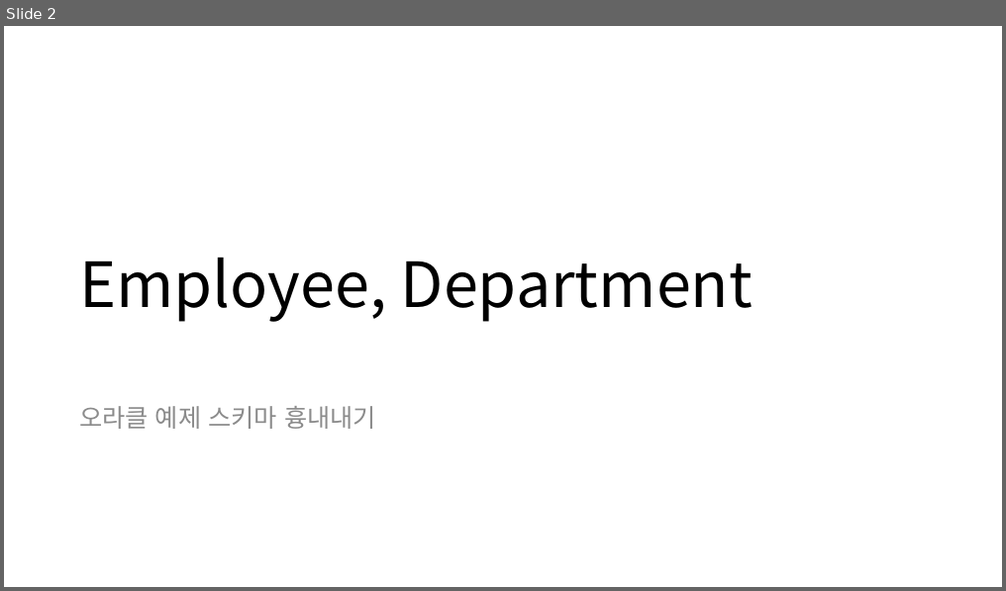
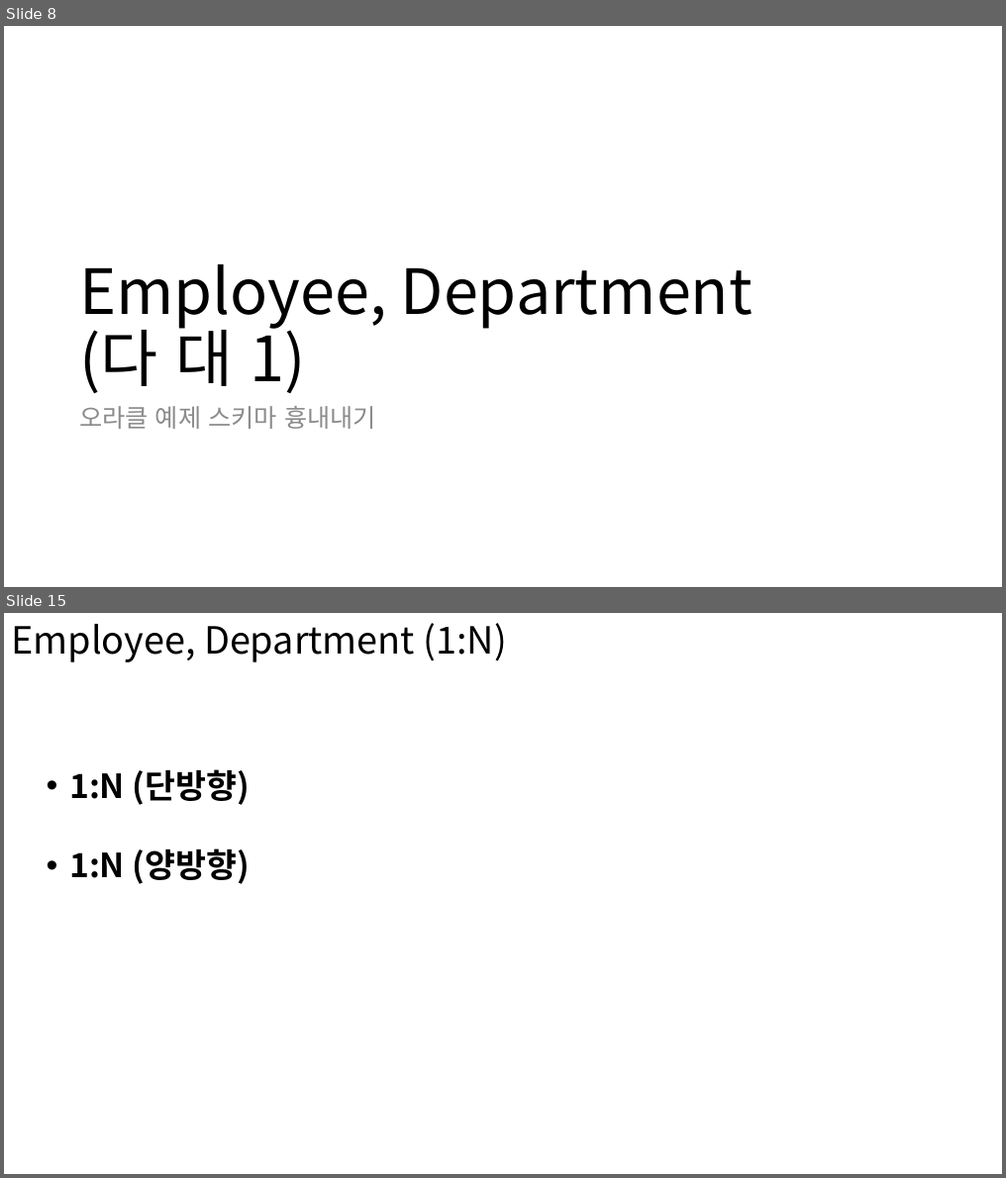
Before and after one commit to soon-good/study_archives, a slide deck: java/JPA/매핑관계_연습.pptx. Shown one above the other, each under a label of ours: slide 2 before the commit, slides 8 and 15 after it; the slides between them are not shown. The pictures are 1006x591 and 1006x1178 pixels, drawn with LibreOffice and Linux fonts; fonts in the diff are those of the drawing. Boxes give left, top, right and bottom in pixels: in the first picture for what was removed or moved away, otherwise in the second. Text is boxed around its words. In the diff, an @@ line names an element or a change of style, - is before the commit and + after.

Commit message:
JPA BASIC : 엔티티 매핑 4종류 요약본 : N:1 매핑 (Many To One) 단방향 예제 추가 : 스프링 Data JPA 확장기능 : 쿼리메소드 기능 : 엔티티 매핑 테스트 정리문서

```diff
--- a/java/JPA/매핑관계_연습.pptx
+++ b/java/JPA/매핑관계_연습.pptx
@@ slide 15 added at box(4, 613, 1002, 1174), background #FFFFFF @@
@@ text added at box(11, 623, 507, 663), 36 pt, text #000000 @@
+Employee, Department (1:N)
@@ text added at box(69, 769, 250, 884), 32 pt, text #000000, bold @@
+• 1:N (단방향)
+• 1:N (양방향)
@@ what was slide 2 is now slide 8 @@
@@ slide 8 changed as well @@
@@ title at box(79, 265, 752, 393): text changed @@
-Employee, Department
+Employee, Department
+(다 대 1)
```
Also in this commit, not shown: 1 other slide changed, 36 other slides added, 38 other files.
